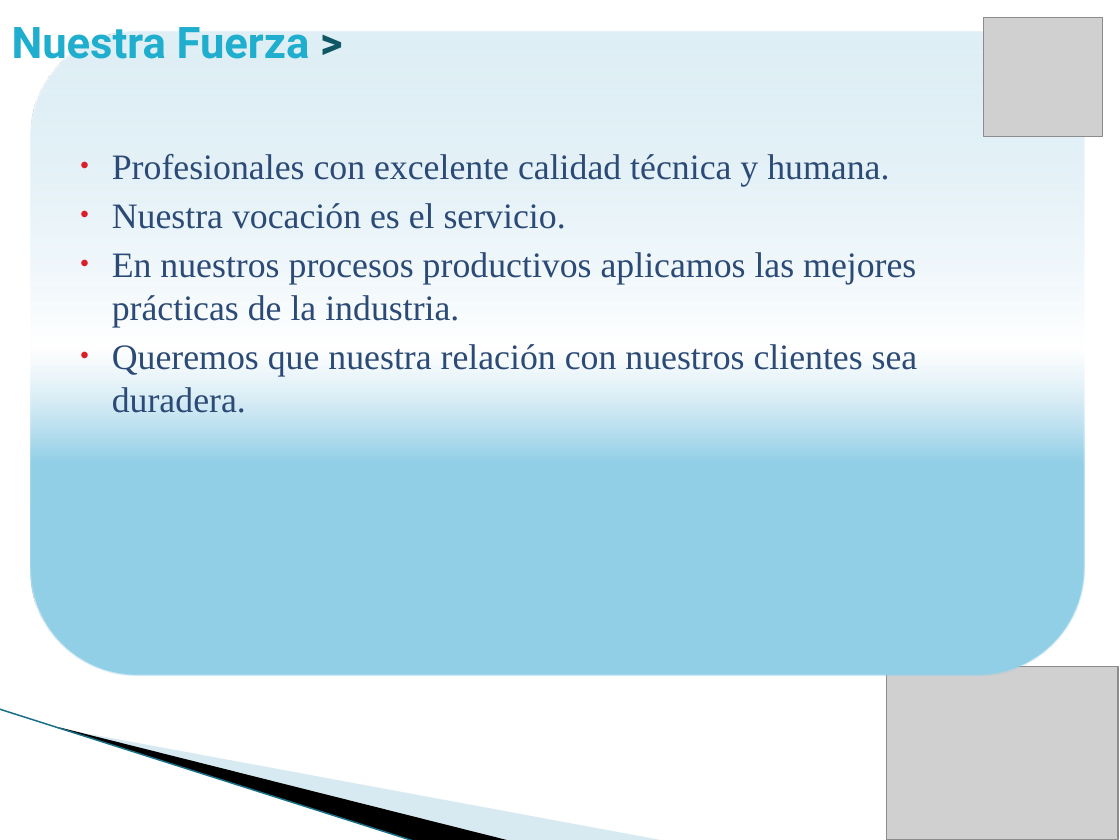
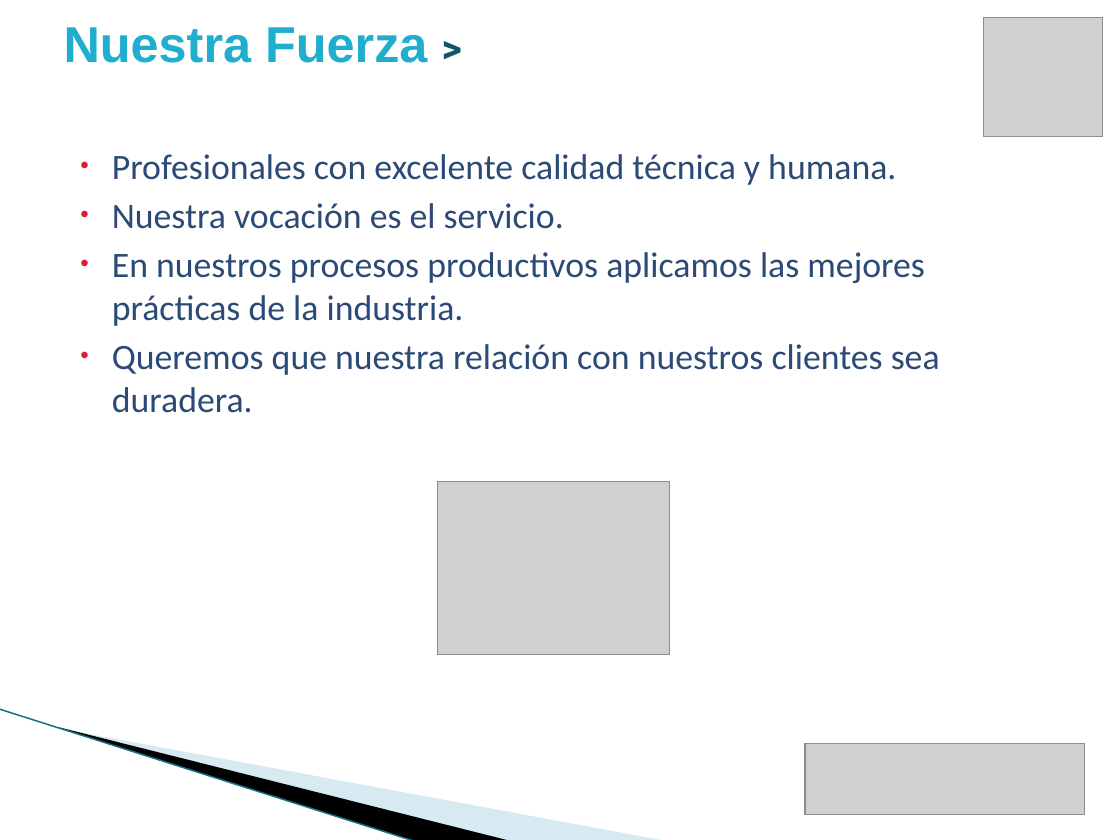
Before and after one commit to vicky1404/rev-ii, a slide deck: slide 4 of docs/comercial/brochure_2.pptx. Drawn at 1120x840 pixels with LibreOffice and Linux fonts; fonts in the diff are those of the drawing; grey boxes stand for pictures; background and template pictures are left out. Boxes give left, top, right and bottom in pixels: in the first picture for what was removed or moved away, otherwise in the second. Text is boxed around its words. In the diff, an @@ line names an element or a change of style, - is before the commit and + after.

```diff
--- a/docs/comercial/brochure_2.pptx
+++ b/docs/comercial/brochure_2.pptx
@@ title "Nuestra Fuerza >": place and size @@
-title "Nuestra Fuerza >" at [12,27,310,59]
+title "Nuestra Fuerza >" at [64,27,427,63]
@@ title "Nuestra Fuerza >" at [64,27,427,63]: size 28 to 32.4 pt, font Roboto to Arial; size 28 to 25.2 pt in ">" @@
@@ rounded rectangle removed at [31,32,1085,676] @@
@@ text "Profesionales con excelente calidad técnica ..." at [112,154,940,413]: font Times New Roman to Calibri @@
@@ picture: place and size @@
-picture at [886,666,1118,840]
+picture at [438,482,670,655]
@@ picture added at [805,744,1085,814] @@
```
Also in this commit, not shown: 23 other slides changed, 1 slide added.
